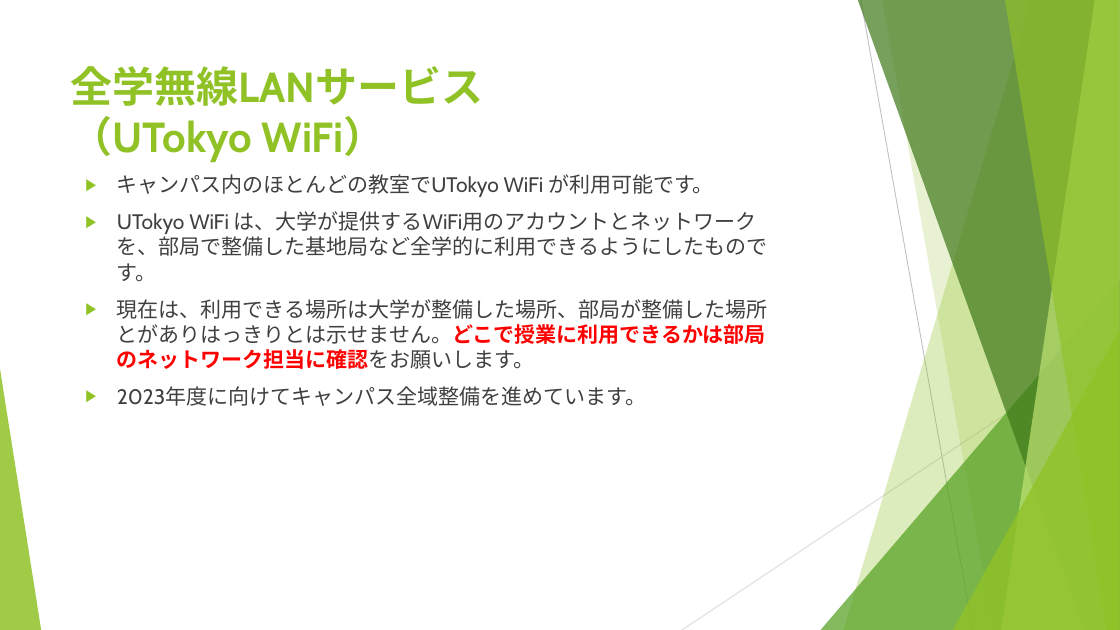
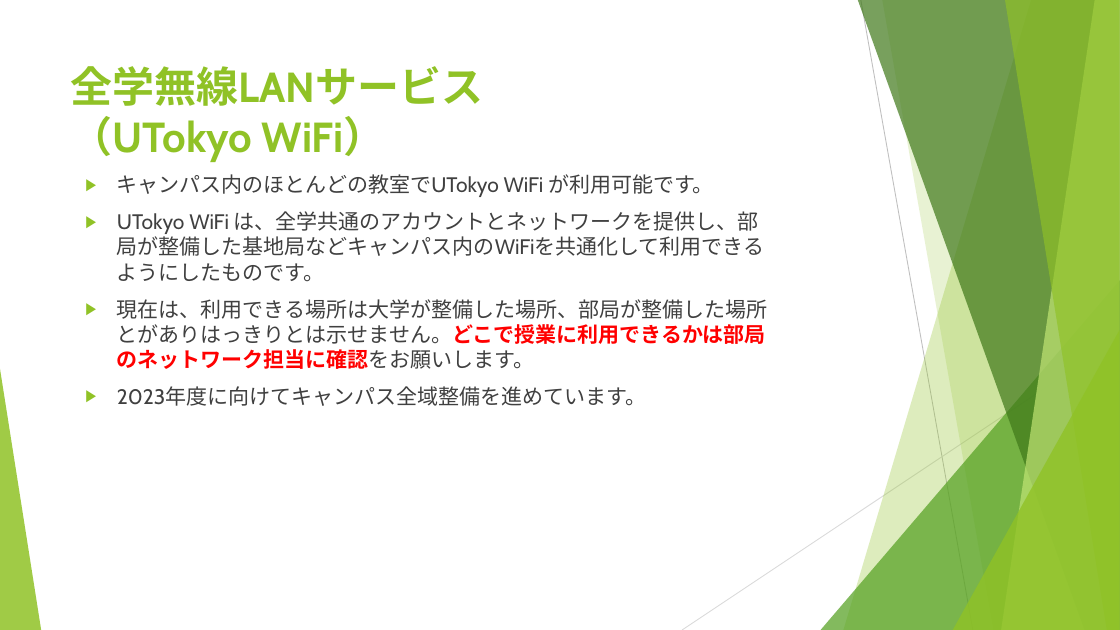
Before and after one commit to utelecon/utelecon.github.io, a slide deck: slide 6 of events/2021-09-15/slides/03-vpn-wifi.pptx. Drawn at 1120x630 pixels with LibreOffice and Linux fonts; fonts in the diff are those of the drawing. Boxes give left, top, right and bottom in pixels: in the first picture for what was removed or moved away, otherwise in the second. Text is boxed around its words. In the diff, an @@ line names an element or a change of style, - is before the commit and + after.

```diff
--- a/events/2021-09-15/slides/03-vpn-wifi.pptx
+++ b/events/2021-09-15/slides/03-vpn-wifi.pptx
@@ text at <box>117,211,765,281</box>: text changed @@
-▶ UTokyo WiFi は、大学が提供するWiFi用のアカウントとネットワークを、部局で整備した基地局など全学的に利用できるようにしたものです。
+▶ UTokyo WiFi は、全学共通のアカウントとネットワークを提供し、部局が整備した基地局などキャンパス内のWiFiを共通化して利用できるようにしたものです。
```
Also in this commit, not shown: 9 other slides changed, 1 other file.
